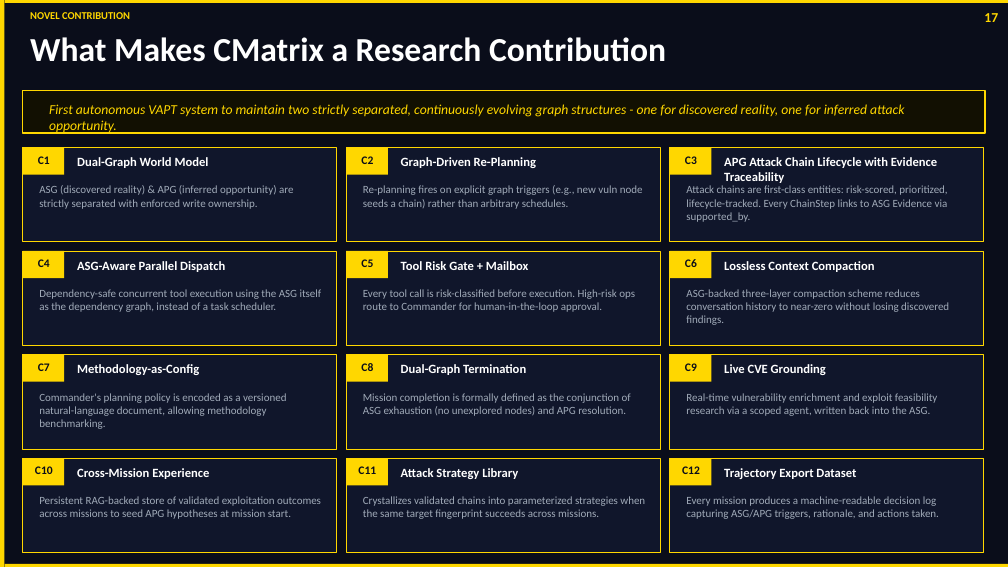
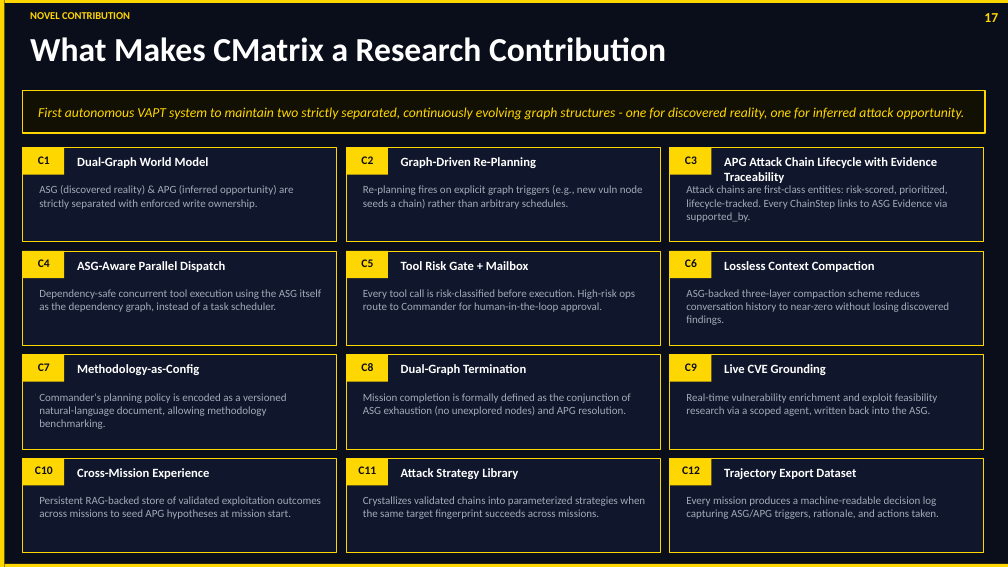
Before and after one commit to nishan-paul-2022/cmatrix-agentic-red-team, a slide deck: slide 17 of docs/paper-thesis/ppt/presentation-3.pptx. Drawn at 1008x567 pixels with LibreOffice and Linux fonts; fonts in the diff are those of the drawing. Boxes give left, top, right and bottom in pixels: in the first picture for what was removed or moved away, otherwise in the second. Text is boxed around its words. In the diff, an @@ line names an element or a change of style, - is before the commit and + after.

```diff
--- a/docs/paper-thesis/ppt/presentation-3.pptx
+++ b/docs/paper-thesis/ppt/presentation-3.pptx
@@ text "First autonomous VAPT system to ..." rewrapped from (49,104,904,134) to (38,107,965,120) @@
```
Also in this commit, not shown: 14 other slides changed, 2 slides added, 2 slides removed.
